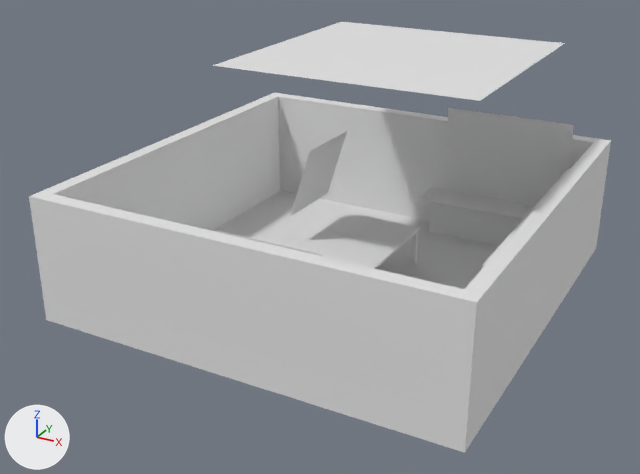
Two versions of the Blender file 04-Shots/el-shot9.blend, one commit apart.
The view is the same before and after, from a camera (50 mm lens) standing at (35.8, -71.0, 39.2) and looking at (-1.1, -3.9, 5.7). The axes (+X, +Y, +Z) are drawn at lower left. The lights are the same throughout. Materials are left out; every surface is plain grey.

Objects in the first picture: 'Plane', 'szene1.000'.
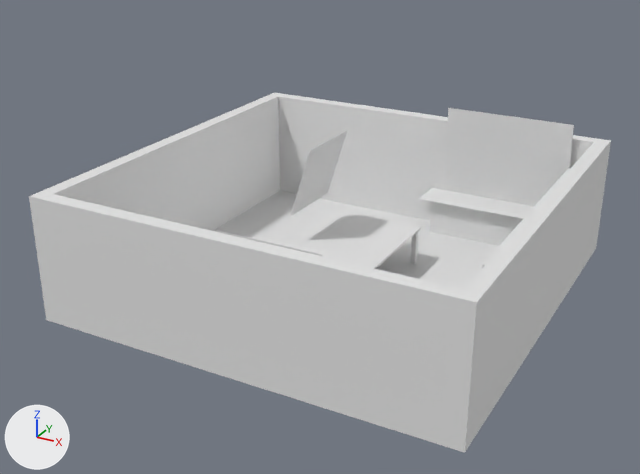
The change, as a list of edits to the scene's bpy script:
```text
Change me_plane:
    used by ob_plane; location = (3.15, 3.09, 22.04); scale = (12.1, 12.1, 12.1)
    remove me_plane.from_pydata(...)  # 4 vertices, 1 face; spans x -1.0..1.0, y -1.0..1.0, z 0.0
    add me_plane.from_pydata(...)  # 16 vertices, 13 faces; spans x -1.0..1.0, y -1.0..1.0, z 0.0..0.6
    me_plane part 1
    1 face is deleted
    12 vertices are added at x -1.0..1.0, y -1.0..1.0, z 0.0..0.6
    13 new faces join them
Change col_szene1_001:
    remove col_szene1_001.objects.link(ob_plane_006)
    add col_szene1_001.objects.link(ob_plane)
Change ob_plane:
    ob_plane.location: (3.15, 3.09, 22.04) -> (0.0, -1.0, 0.0)
    ob_plane.scale: (12.1, 12.1, 12.1) -> (20.0, 20.0, 20.0)
Remove ob_plane_006:
    ob_plane_006 = bpy.data.objects.new('Plane.006', me_plane_006)
    ob_plane_006.location = (0.0, -1.003, 0.0)
    ob_plane_006.scale = (20.0, 20.0, 20.0)
```

What differs and where, as boxes (x1, y1, x2, y2) in the pictures (640 x 474 px):
'szene1.000', moved, rescaled, surface changed
    both: (29, 93, 611, 453)
'Plane', no longer drawn
    before: (212, 22, 565, 101)
part 1 of me_plane, built on
    before: (212, 22, 565, 101)
    after: (138, 96, 605, 292)
